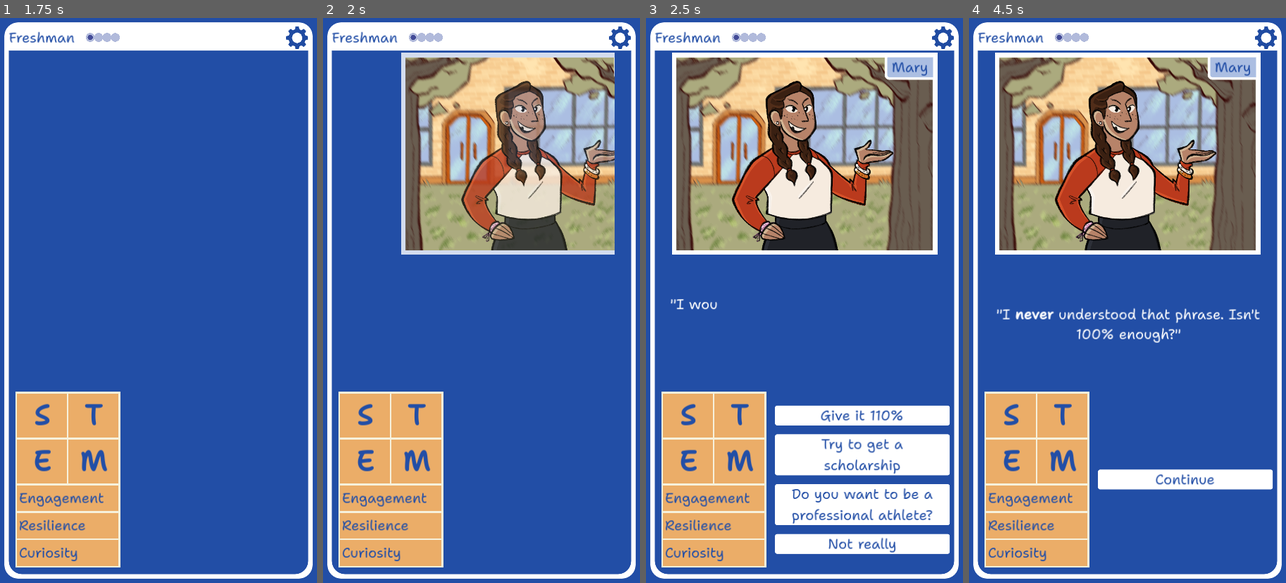
Above: before the commit, frames 1-4 (left to right).
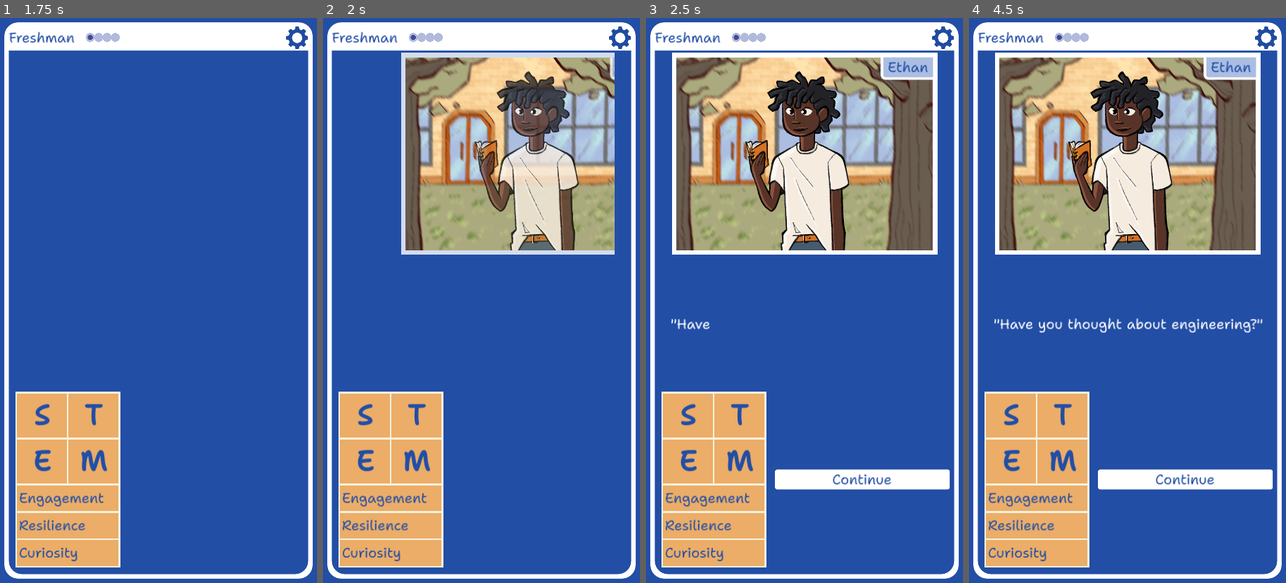
Above: after the commit, the same moments.

Repository: stem-career-paths/game
Game: Godot game, scene res://ui/screen.tscn
The game is run twice, just before and just after one commit, with the same random seed, the same clock (stepped at 60 frames per second) and the same inputs.
Inputs (mouse positions are in pixels of both pictures, inside the frame that each line leads up to):
- Up to frame 1 (1.75 s): click (158, 486) at 0.52 s; click (215, 481) at 1.25 s
- Up to frame 2 (2 s): no input
- Up to frame 3 (2.5 s): tap Enter at 2 s; drag from (804, 323) to (836, 176) at 2.02 s
- Up to frame 4 (4.5 s): click (1184, 413) at 2.77 s; click (1266, 40) at 3.5 s; tap Space at 4.25 s; drag from (1064, 328) to (1111, 413) at 4.27 s

Frame 1 is identical in both runs. In frame 2, 7.3% of the frame differs, in the area x 43-92%, y 7-42%; in frame 3, 19%, in the area x 7-96%, y 6-95%; in frame 4, 9.3%.

Commit message:
Remove the bad day story
Ms Finch is mainly a vessel for teaching things
that students don't know, and this extra flavor
story doesn't teach anything and just takes away
opportunities to encounter the student cast.

Diff:
--- a/project/story/ap_physics/class/class.gd
+++ b/project/story/ap_physics/class/class.gd
@@ -1,4 +1,6 @@
 extends SimpleStory
+
+const _EXAM_DIR := "res://story/ap_physics/exam/"
 
 var text := [
 	'"Good morning everyone! Welcome to AP Physics! Let\'s get started right away!"',
@@ -38,4 +40,4 @@
 
 
 func on_option_selected(_option, world : World) -> void:
-	world.add_stories("res://story/ap_physics/exam/")
+	world.add_stories(_EXAM_DIR)
--- a/project/story/starting_stories/bad_day.gd
+++ /dev/null
@@ -1,37 +0,0 @@
-extends SimpleStory
-
-var text := [
-	'As you sit down in your seat, you notice that Ms. Finch doesn\'t seem like her usual self.\n"Good morning.... class..... [i]sigh[/i]"',
-	'"I\'m sorry. I have no plans for today. We can watch a movie."\nShe struggles to get the projector and movie working.'
-]
-
-var npc_name := "Ms. Finch"
-
-var location := "classroom"
-
-var options := {
-	"Ask what's wrong": {
-		"text": [
-			'"Mr. Squeakers, my hamster, passed away last night. I\'m still a little sad over it."',
-			'She smiles. "Thank you for asking. I feel a little better. Now, who wants to learn about blood cells?"'
-		],
-		"effects": {
-			"engagement": +1
-		}
-	},
-	"Be on your best behavior": {
-		"text": "You and your classmates act on your best behavior. By the time the bell rings, Ms. Finch is a lot more chipper.",
-		"effects": {
-			"resilience": +1
-		}
-	},
-	"Help her set up": {
-		"text": [
-			"You help her get the projector up and running. Something was unplugged.",
-			'"Thank you. I\'ve been having a bit of a bad day, so your kindess really means a lot."'
-		],
-		"effects": {
-			"technology": +1
-		}
-	}
-}
--- a/project/story/starting_stories/garden.gd
+++ b/project/story/starting_stories/garden.gd
@@ -21,7 +21,7 @@
 	},
 	"Zen garden": {
 		"text": "\"Woah! I didn't think of that one! It's a lot of hard work, but it'll definitely pay off! Grandma will love it!\"",
-		"options": {
+		"effects": {
 			"engineering": +1
 		}
 	},
